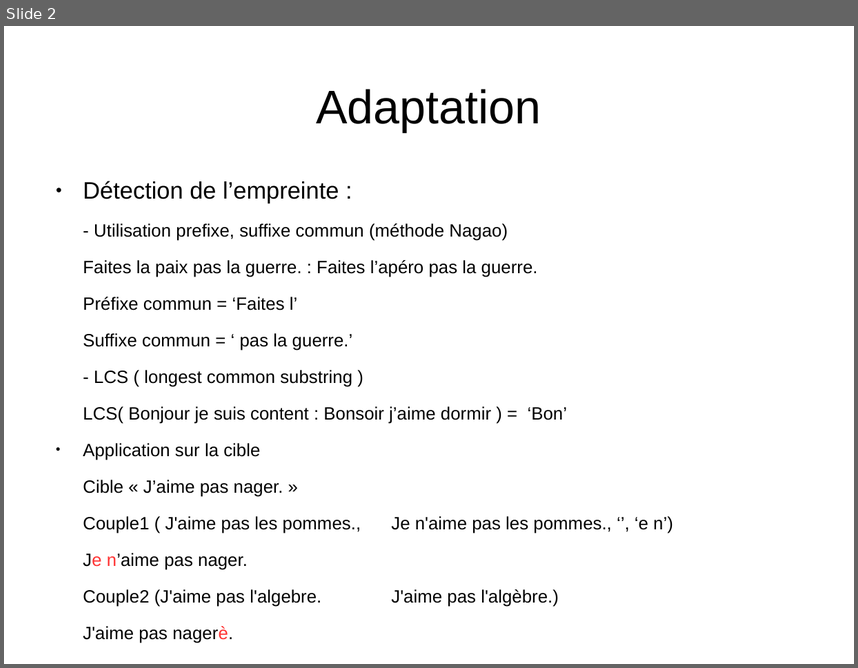
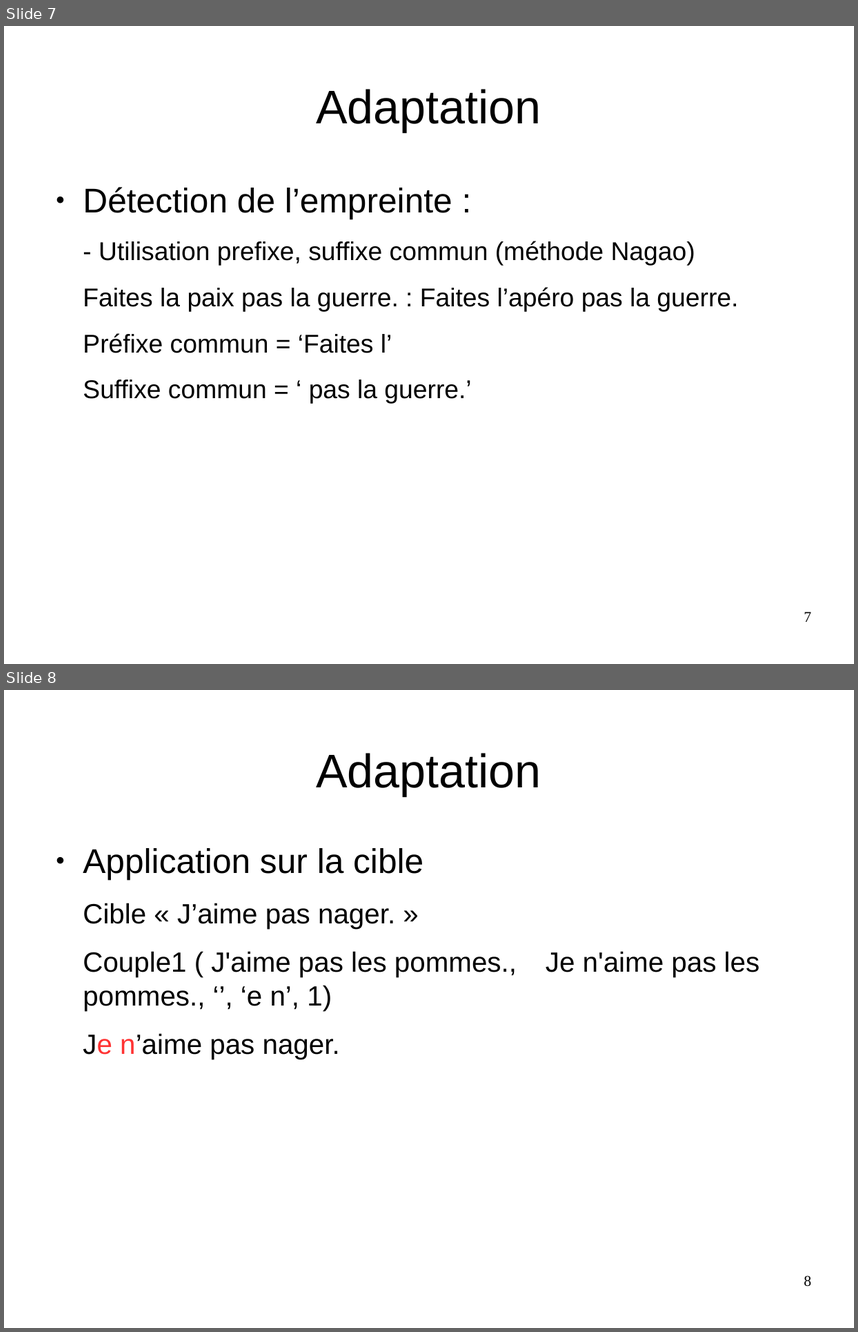
Before and after one commit to Sle3pingForest/StageL3, a slide deck: RapportAndre/pres.odp. Shown one above the other, each under a label of ours: slide 2 before the commit, slides 7 and 8 after it. The pictures are 858x668 and 858x1332 pixels, drawn with LibreOffice and Linux fonts; fonts in the diff are those of the drawing. Boxes give left, top, right and bottom in pixels: in the first picture for what was removed or moved away, otherwise in the second. Text is boxed around its words. In the diff, an @@ line names an element or a change of style, - is before the commit and + after.

```diff
--- a/RapportAndre/pres.odp
+++ b/RapportAndre/pres.odp
@@ slide 8 added at box(4, 690, 854, 1328), background #FFFFFF @@
@@ title added at box(317, 753, 542, 796), 44 pt, text #000000 @@
+Adaptation
@@ text added at box(83, 848, 716, 1059), 26 pt, text #000000 @@
+● Application sur la cible
+Cible « J’aime pas nager. »
+Couple1 ( J'aime pas les pommes., Je n'aime pas les pommes., ‘’, ‘e n’, 1)
+Je n’aime pas nager.
@@ page number added at box(804, 1275, 811, 1286), 14 pt, text #000000 @@
+8
@@ what was slide 2 is now slide 7 @@
@@ slide 7 changed as well @@
@@ text "Détection de l’empreinte :" at box(83, 187, 738, 403): size 22.2 to 32 pt in "Détection de l’empreinte :"; size 16.6 to 24 pt in "- Utilisation prefixe, suffixe commun (méthode Nagao)", "Faites la paix pas la guerre. : ...", "Préfixe commun = ‘Faites l’", "Suffixe commun = ‘ pas la guerre.’" @@
@@ text at box(83, 370, 673, 643): paragraphs removed @@
-- LCS ( longest common substring )
-LCS( Bonjour je suis content : Bonsoir j’aime dormir ) = ‘Bon’
-● Application sur la cible
-Cible « J’aime pas nager. »
-Couple1 ( J'aime pas les pommes., Je n'aime pas les pommes., ‘’, ‘e n’)
-Je n’aime pas nager.
-Couple2 (J'aime pas l'algebre. J'aime pas l'algèbre.)
-J'aime pas nagerè.
@@ page number added at box(804, 611, 811, 621), 14 pt, text #000000 @@
+7
```
Also in this commit, not shown: 4 other slides changed, 4 other slides added, 1 other file.
